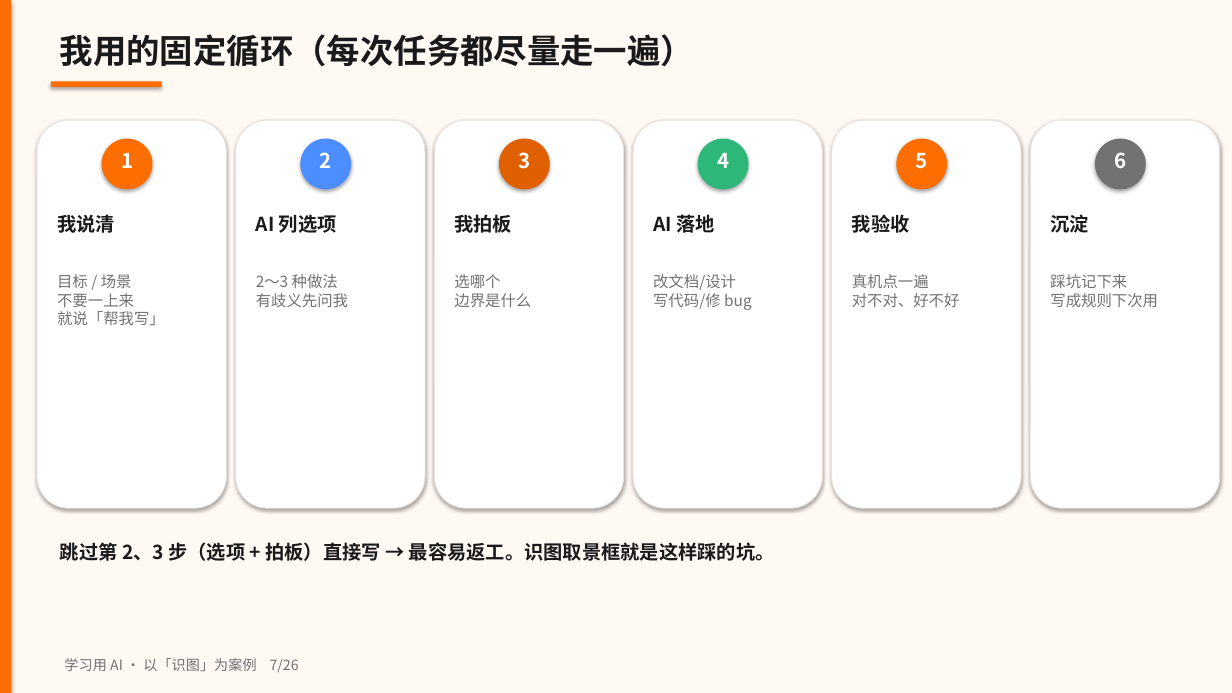
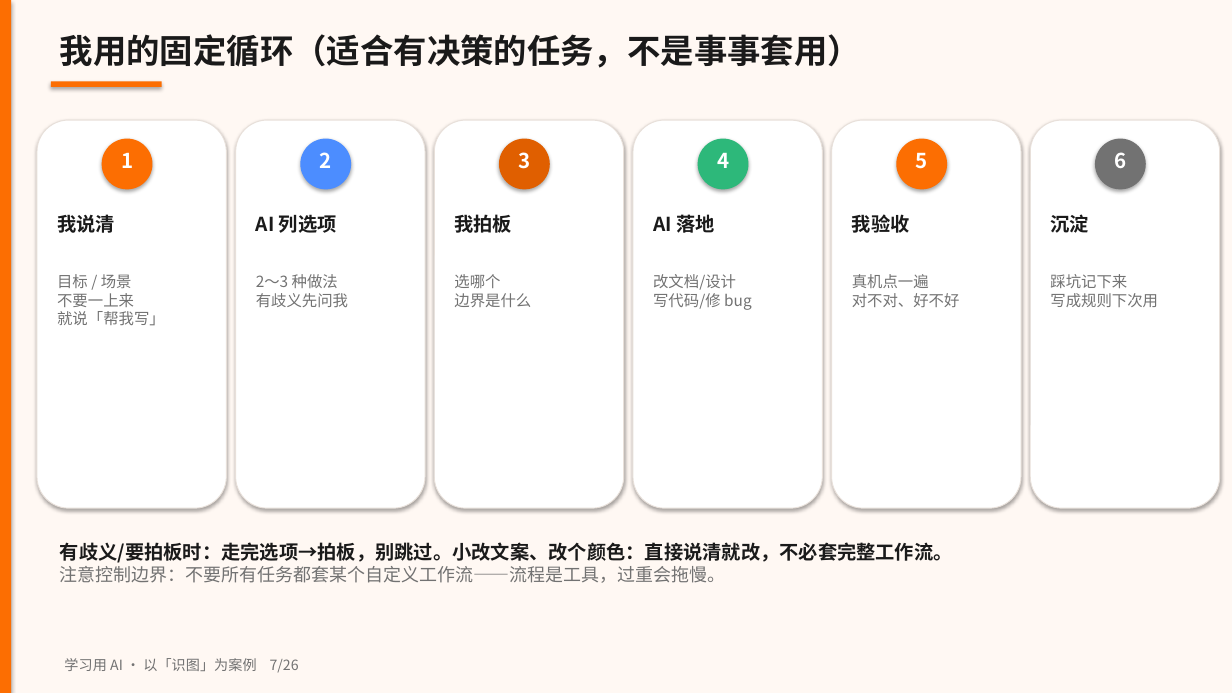
Before and after one commit to jason-jianghv/recognizeGraph, a slide deck: slide 7 of docs/share/识图-Cursor协作复盘.pptx. Drawn at 1232x693 pixels with LibreOffice and Linux fonts; fonts in the diff are those of the drawing. Boxes give left, top, right and bottom in pixels: in the first picture for what was removed or moved away, otherwise in the second. Text is boxed around its words. In the diff, an @@ line names an element or a change of style, - is before the commit and + after.

```diff
--- a/docs/share/识图-Cursor协作复盘.pptx
+++ b/docs/share/识图-Cursor协作复盘.pptx
@@ text at (60, 34, 861, 68): text changed @@
-我用的固定循环（每次任务都尽量走一遍）
+我用的固定循环（适合有决策的任务，不是事事套用）
@@ text at (60, 542, 953, 583): text changed @@
-跳过第 2、3 步（选项 + 拍板）直接写 → 最容易返工。识图取景框就是这样踩的坑。
+有歧义/要拍板时：走完选项→拍板，别跳过。小改文案、改个颜色：直接说清就改，不必套完整工作流。
+注意控制边界：不要所有任务都套某个自定义工作流——流程是工具，过重会拖慢。
```
Also in this commit, not shown: 5 other slides changed, 4 other files.
